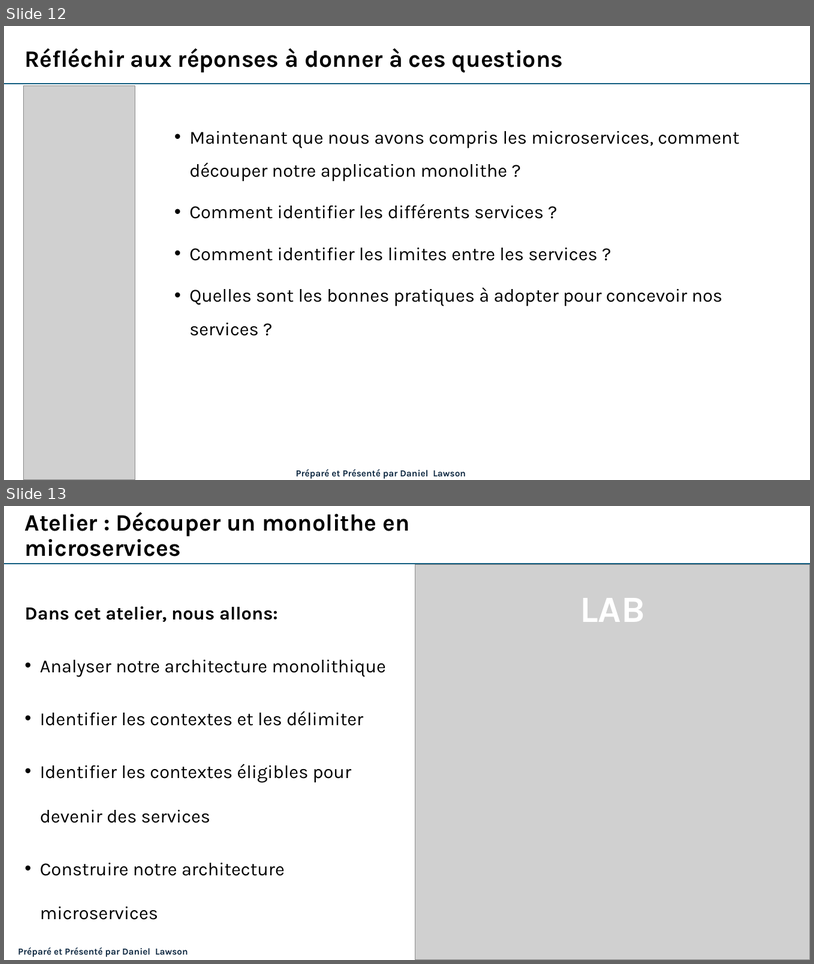
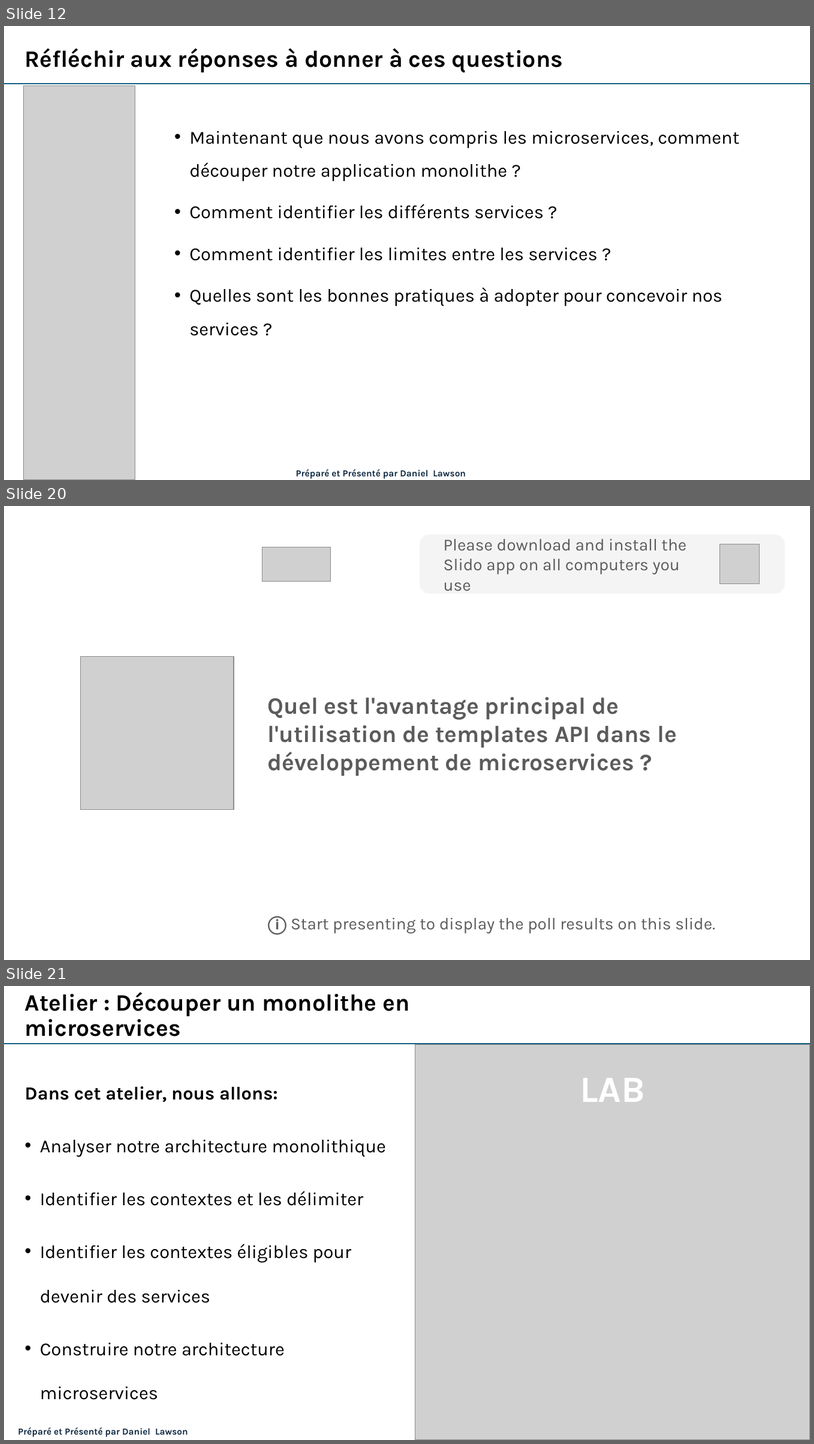
Before and after one commit to danylaws/microservices-course-efrei, a slide deck: Mod-2_Conception-des-microservices/Mod-2_Conception-des-microservices.pptx. Shown one above the other, each under a label of ours: slides 12 and 13 before the commit, slides 12, 20 and 21 after it; the slides between them are not shown. The pictures are 814x964 and 814x1444 pixels, drawn with LibreOffice and Linux fonts; fonts in the diff are those of the drawing; grey boxes stand for pictures. Boxes give left, top, right and bottom in pixels: in the first picture for what was removed or moved away, otherwise in the second. Text is boxed around its words. In the diff, an @@ line names an element or a change of style, - is before the commit and + after.

```diff
--- a/Mod-2_Conception-des-microservices/Mod-2_Conception-des-microservices.pptx
+++ b/Mod-2_Conception-des-microservices/Mod-2_Conception-des-microservices.pptx
@@ slide 20 added at [4,506,810,960], background #FFFFFF @@
@@ rounded rectangle added at [420,534,786,593], fill #F4F4F4, 20 pt, text #5B5B5B @@
+Please download and install the Slido app on all computers you use
@@ picture added at [263,547,330,582] @@
@@ picture added at [720,544,759,583] @@
@@ picture added at [81,656,234,809] @@
@@ rectangle added at [263,676,746,790], outline #FFFFFF 1.5 pt, 28 pt, text #5B5B5B, bold @@
+Quel est l'avantage principal de l'utilisation de templates API dans le développement de microservices ?
@@ text added at [268,916,716,934], 20 pt, text #5B5B5B @@
+ⓘ Start presenting to display the poll results on this slide.
@@ what was slide 13 is now slide 21 @@
```
Also in this commit, not shown: 7 other slides added, 1 slide removed, 1 other file.
